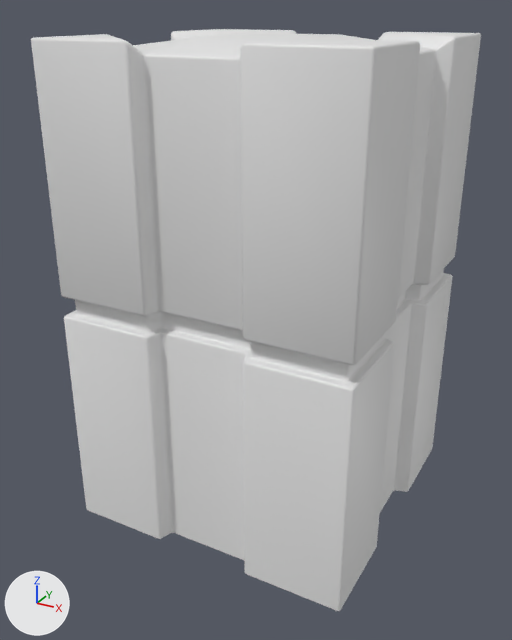
The Blender file Assets/Models/RoomObjects/StructureWall/StructureWall2.blend, before and after one commit.
Both versions are drawn from a 50 mm lens placed at (1.09, -2.1, 1.73), pointed at (-0.03, -0.07, 0.71). Lighting does not change. The marker at lower left points along +X, +Y and +Z. The first picture is the older version.

The scene before the commit, as lines of its bpy script (objects in view):
```python
me_cube_002 = bpy.data.meshes.new('Cube.002')
me_cube_002.from_pydata(...)  # 124 vertices, 117 faces; spans x -0.52..0.52, y -1.65..0.0, z -0.52..0.52
me_cube_002.polygons.foreach_set('use_smooth', [True] * 117)
ob_cube = bpy.data.objects.new('Cube', me_cube_002)
ob_cube.location = (0.0, 0.0, 0.0)
ob_cube.rotation_euler = (-1.571, 0.0, 0.0)  # degrees (-90, 0, 0)
_m = ob_cube.modifiers.new('Bevel', 'BEVEL')
_m.width = 0.02
_m.width_pct = 0.02
_m.segments = 3
_m.limit_method = 'NONE'
```
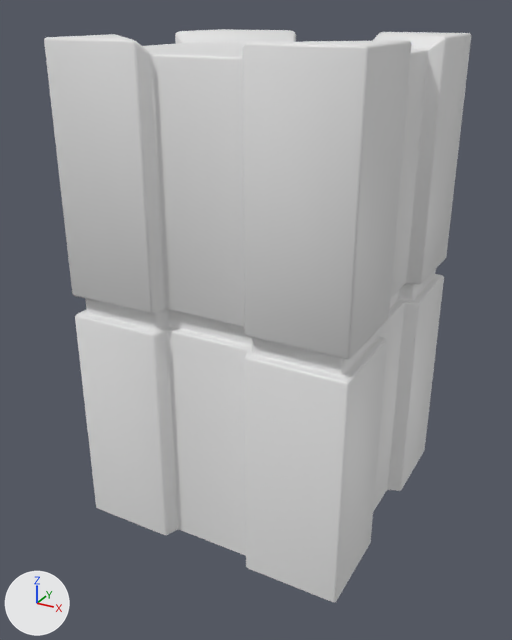
Location of each change, (x1, y1, x2, y2) in pixels of the pictures (512 x 640 px):
'Cube', reshaped, turned: before (31, 29, 481, 611); after (44, 29, 471, 602)

The change in detail:
me_cube_002 is used by ob_cube; location (0.0, 0.0, 0.0); rotation (-1.571, 0.0, 0.0), in degrees (-90, 0, 0).
me_cube_002 had 124 vertices, 117 faces and spanned x -0.52..0.52, y -1.65..0.0, z -0.52..0.52.
me_cube_002 now has 124 vertices, 117 faces and spans x -0.49..0.49, y 0.0..1.65, z -0.49..0.49.
me_cube_002 part 1: 124 of 124 vertices moved; they spanned x -0.52..0.52, y -1.65..0.0, z -0.52..0.52 and now span x -0.49..0.49, y 0.0..1.65, z -0.49..0.49; mean shift (0.0, 1.7, 0.0).
Object 'Cube' (ob_cube) turns from (-90, 0, 0) to (90, 0, 0) degrees about x, y and z.
